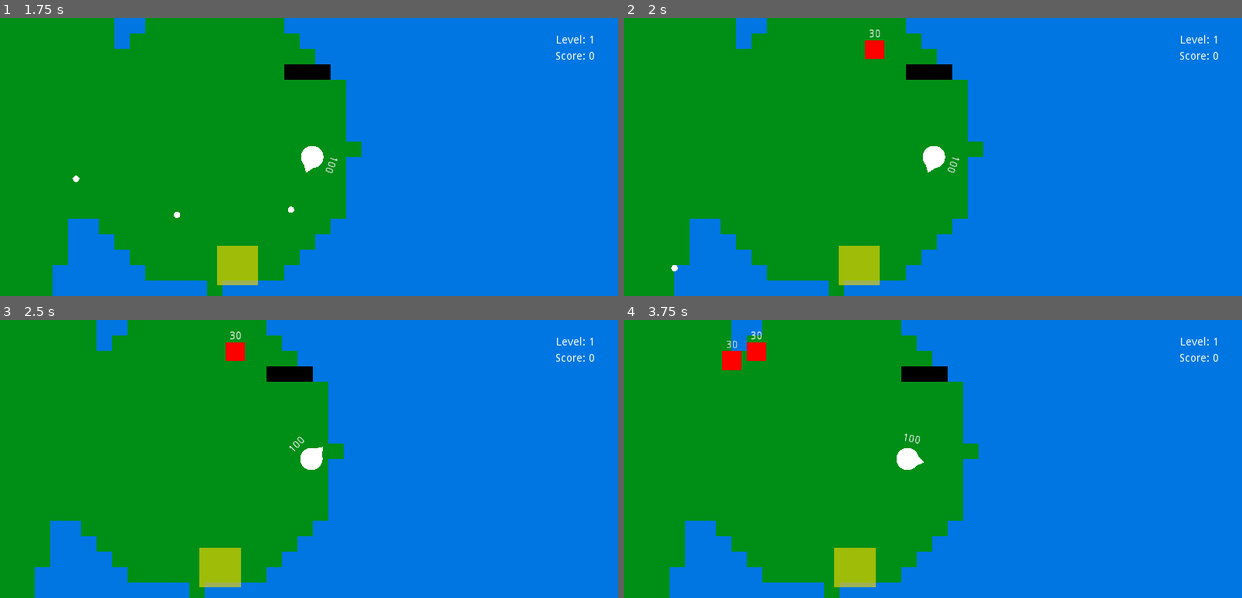
Above: before the commit, frames 1-4 (two rows, left to right).
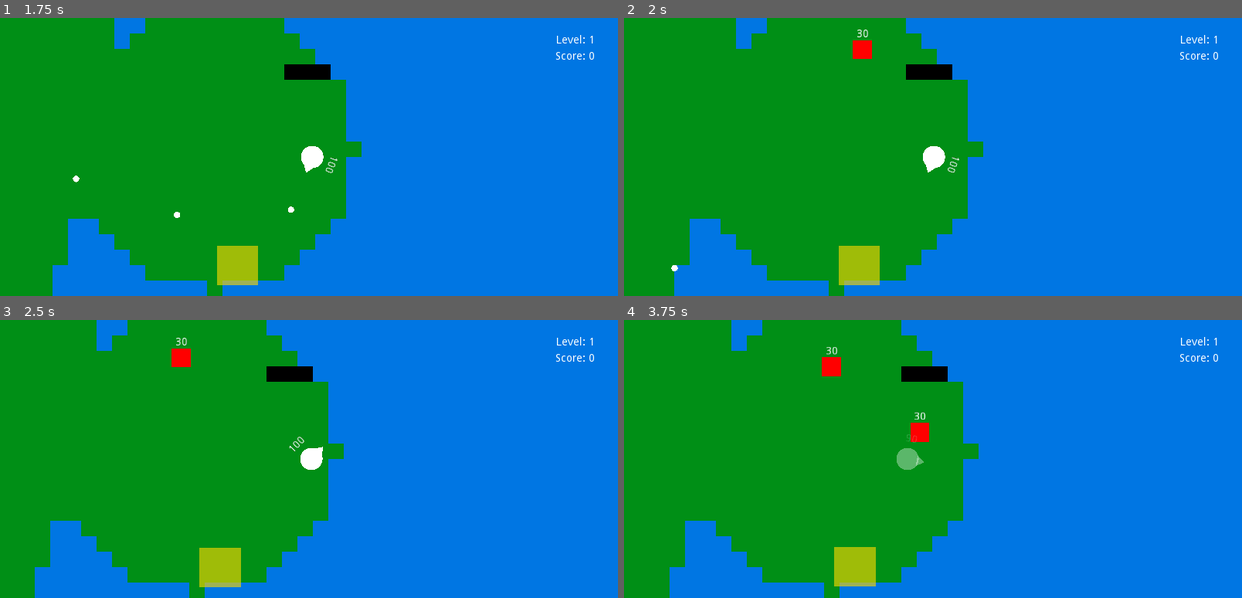
Above: after the commit, the same moments.

Repository: EmilienLeroy/EscapeTheWave
Game: Godot game, scene res://scenes/map/map.tscn
Same seed, same stepped clock (60 frames per second), same inputs: the game is played once before the commit and once after it. This scene is started directly instead of the project's main scene.
Inputs (mouse positions are in pixels of both pictures, inside the frame that each line leads up to):
- Up to frame 1 (1.75 s): tap Enter (ui_accept) at 0.5, 0.77 s; move the mouse to (444, 143) at 0.52 s; hold Right (ui_right) 0.53-1.25 s; click (444, 143) at 0.67 s; drag from (185, 170) to (271, 265) at 1.27 s
- Up to frame 2 (2 s): no input
- Up to frame 3 (2.5 s): move the mouse to (370, 397) at 2.02 s; hold Right (ui_right) from 2.03 s (still down)
- Up to frame 4 (3.75 s): release Right (ui_right) at 2.75 s; drag from (902, 514) to (840, 567) at 2.77 s; move the mouse to (1118, 500) at 3.52 s; hold Left (ui_left) from 3.53 s (still down)

Frame 1 is identical in both runs. In frame 2, 0.3% of the frame differs, in the area x 37-43%, y 4-15%; in frame 3, 0.5%; in frame 4, 1.3%, in the area x 15-50%, y 4-97%.

Commit message:
🚧 Add navpoly on world entitie
This allow mob to find player on the map

Diff:
--- a/entities/world/world.gd
+++ b/entities/world/world.gd
@@ -25,6 +25,7 @@
 	remove_unconnected_island(map);
 	add_wall(map, map_size);
 	add_texture(map, map_size);
+	add_navigation(((map_size / 2) - 2) * tile_size);
 	VisualServer.set_default_clear_color(Color8(0, 119, 228));
 
 	if (escape):
@@ -181,7 +182,7 @@
 			spawn.position = Vector2(x * tile_size, y * tile_size);
 			spawns.push_back(spawn);
 
-			add_child(spawn);
+			$Nav.add_child(spawn);
 
 	return spawns;
 
@@ -201,3 +202,12 @@
 	$Nav/Water.update_bitmask_region(Vector2(0, 0), Vector2(size, size));
 	$Nav/Grass.update_bitmask_region(Vector2(0, 0), Vector2(size, size));
 	$Nav/Wall.update_bitmask_region(Vector2(0, 0), Vector2(size, size));
+
+
+func add_navigation(size):
+	var polygon = NavigationPolygon.new()
+	var outline = [Vector2(0, 0), Vector2(0, size), Vector2(size, size), Vector2(size, 0)]
+
+	polygon.add_outline(outline)
+	polygon.make_polygons_from_outlines()
+	$Nav/NavigationPolygonInstance.navpoly = polygon;
--- a/entities/world/world.tscn
+++ b/entities/world/world.tscn
@@ -1,9 +1,11 @@
-[gd_scene load_steps=5 format=2]
+[gd_scene load_steps=6 format=2]
 
 [ext_resource path="res://entities/world/world.gd" type="Script" id=1]
 [ext_resource path="res://entities/world/wall.tscn" type="PackedScene" id=2]
 [ext_resource path="res://entities/world/grass.tscn" type="PackedScene" id=3]
 [ext_resource path="res://entities/world/water.tscn" type="PackedScene" id=7]
+
+[sub_resource type="NavigationPolygon" id=1]
 
 [node name="World" type="Node2D"]
 script = ExtResource( 1 )
@@ -18,3 +20,6 @@
 
 [node name="Water" parent="Nav" instance=ExtResource( 7 )]
 bake_navigation = true
+
+[node name="NavigationPolygonInstance" type="NavigationPolygonInstance" parent="Nav"]
+navpoly = SubResource( 1 )
